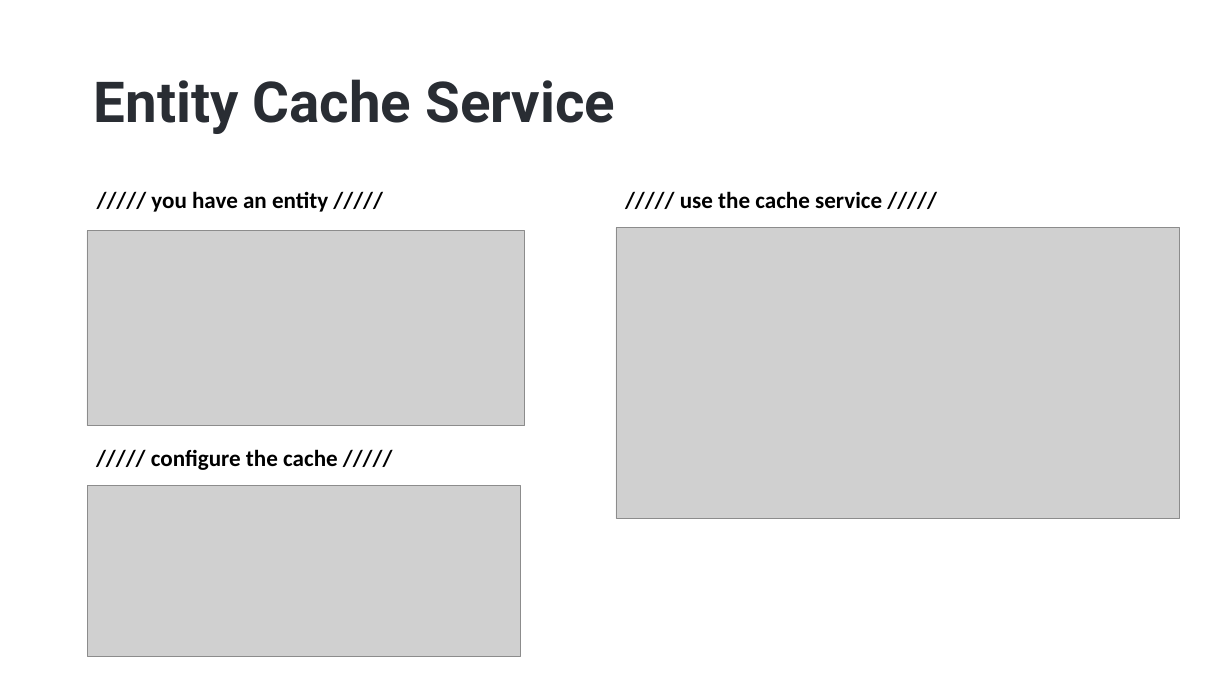
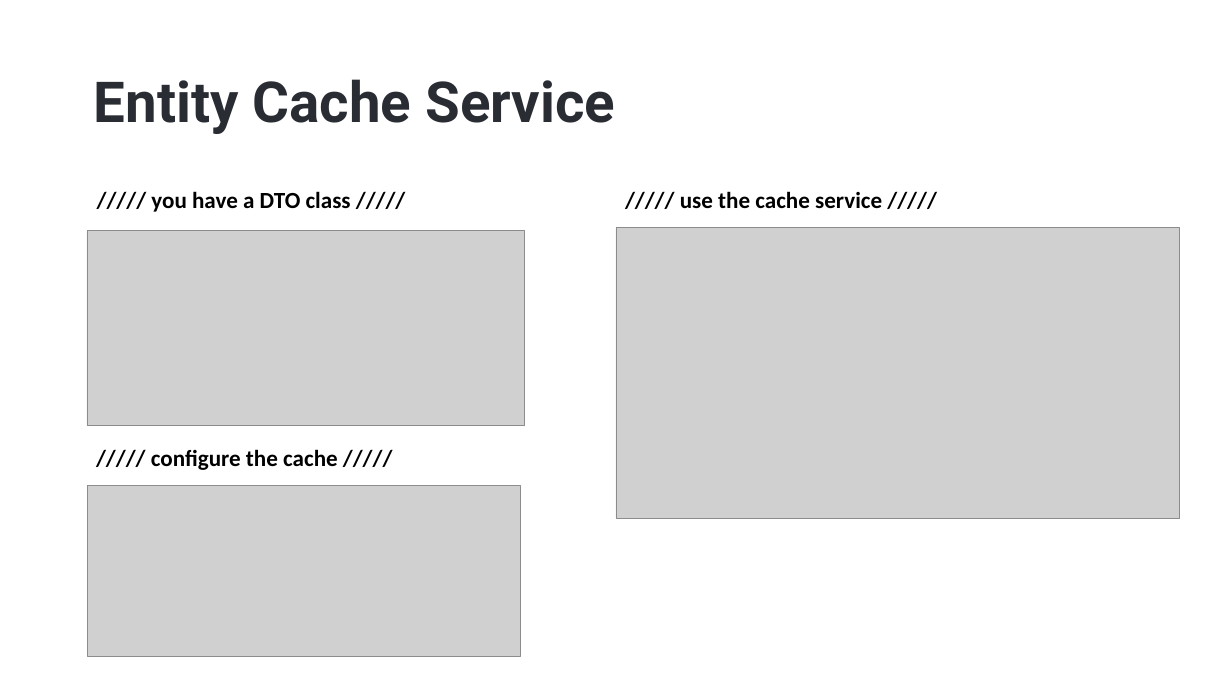
Before and after one commit to hikalkan/presentations, a slide deck: slide 18 of 2022-11-24 ABP Community Talks 2022.9/ABP-7-News.pptx. Drawn at 1232x693 pixels with LibreOffice and Linux fonts; fonts in the diff are those of the drawing; grey boxes stand for pictures; background and template pictures are left out. Boxes give left, top, right and bottom in pixels: in the first picture for what was removed or moved away, otherwise in the second. Text is boxed around its words. In the diff, an @@ line names an element or a change of style, - is before the commit and + after.

```diff
--- a/2022-11-24 ABP Community Talks 2022.9/ABP-7-News.pptx
+++ b/2022-11-24 ABP Community Talks 2022.9/ABP-7-News.pptx
@@ text at [151, 191, 351, 212]: text changed @@
-///// you have an entity /////
+///// you have a DTO class /////
```
